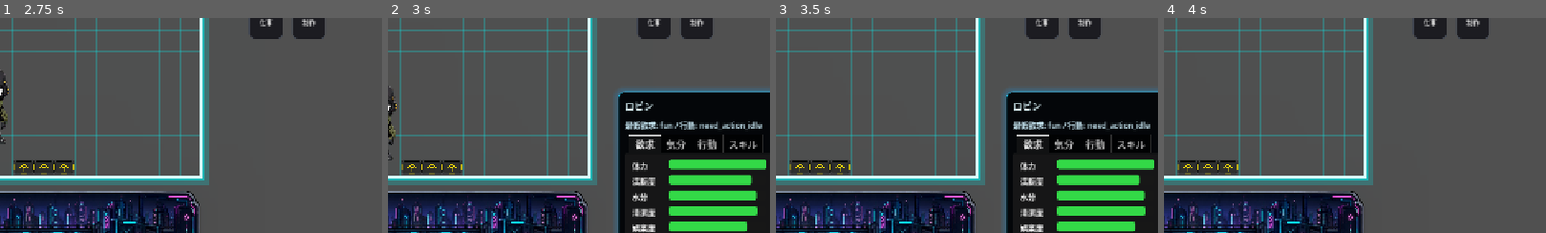
Above: before the commit, frames 1-4 (left to right).
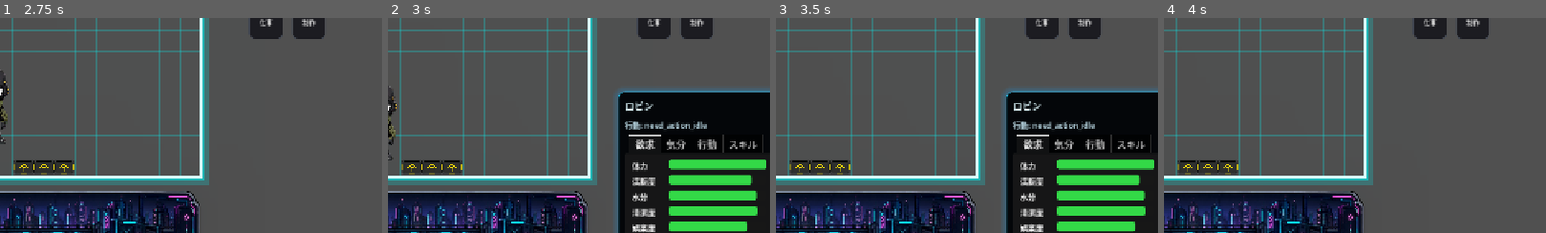
Above: after the commit, the same moments.

Repository: grimoire1089-coder/optimistic
Game: Godot game, scene res://Scenes/Boot/TitleScene.tscn
Same seed, same stepped clock (60 frames per second), same inputs: the game is played once before the commit and once after it. Sound files missing from this copy of the repository are replaced by a short silence.
Inputs:
- Up to frame 1 (2.75 s): click "はじめる" at 0.5 s; click "BGM" at 1.25 s; click "OFF" at 2 s
- Up to frame 2 (3 s): click "ロビン" at 2.75 s
- Up to frame 3 (3.5 s): no input
- Up to frame 4 (4 s): click "×" at 3.5 s
The pictures show only the part of the screen within x 44-94%, y 38-88%; the shares and areas given below are measured in that part.

Frame 1 is identical in both runs. In frame 2, 0.9% of the frame differs, in the area x 62-98%, y 48-52%; in frame 3, 0.9%; in frame 4, nothing differs.

Commit message:
Show only action text in AI character HUD

Diff:
--- a/Scripts/UI/HUD/AICharacterHud.gd
+++ b/Scripts/UI/HUD/AICharacterHud.gd
@@ -98,12 +98,12 @@
 
 func _update_action_label() -> void:
 	if _actor == null:
-		action_label.text = "欲求行動: -"
+		action_label.text = "行動: -"
 		return
 	var need_id := _actor.get_current_lowest_need_id()
 	var action_id := _actor.get_current_need_action_id()
 	var action_text := _actor.get_current_action_display_text()
-	action_label.text = "最低欲求: %s / 行動: %s" % [String(need_id), action_text]
+	action_label.text = "行動: %s" % action_text
 	_log_ai_action_if_changed(need_id, action_id)
 
 func _log_ai_action_if_changed(need_id: StringName, action_id: StringName) -> void:
